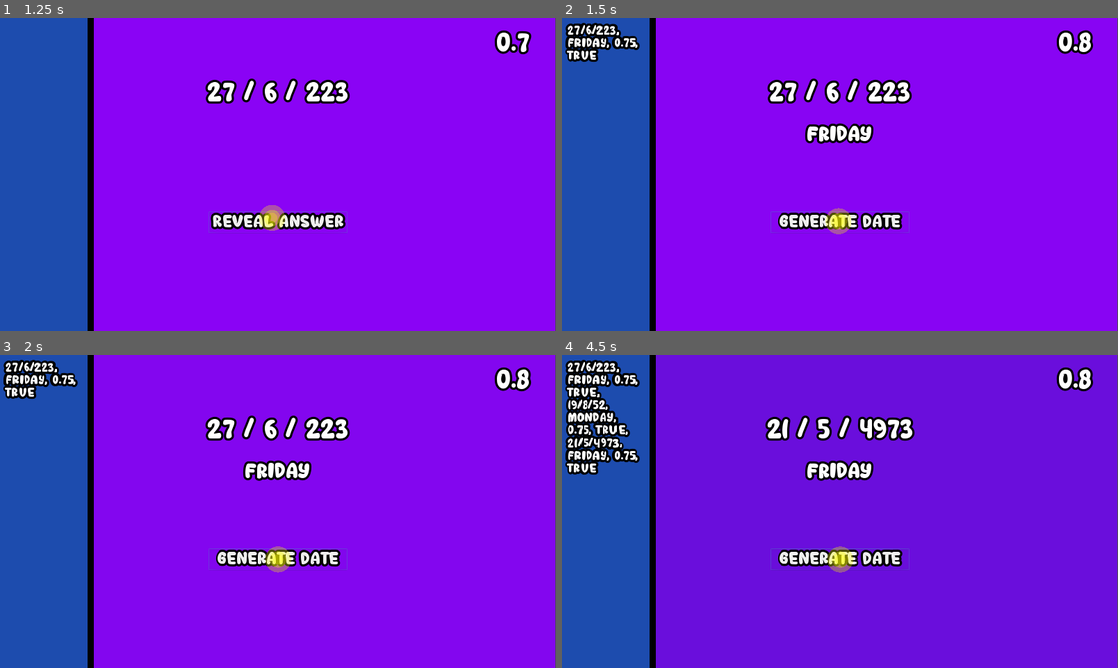
Above: before the commit, frames 1-4 (two rows, left to right).
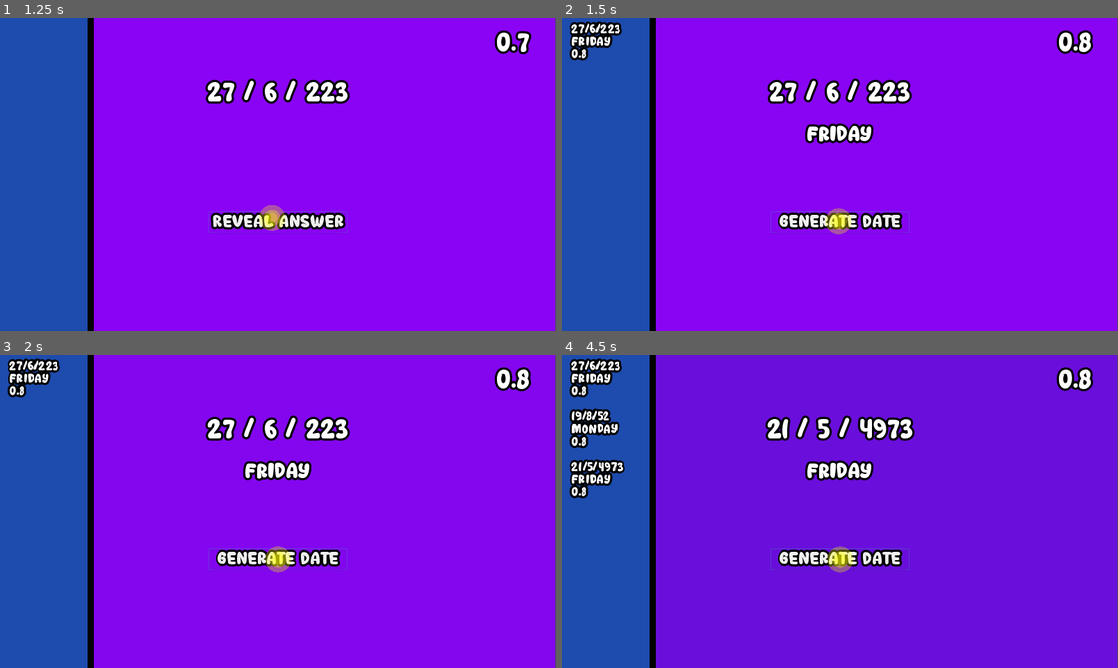
Above: after the commit, the same moments.

Repository: yooozn/DatePractice
Game: Godot game, scene res://DatePractice.tscn
Same seed, same stepped clock (60 frames per second), same inputs: the game is played once before the commit and once after it.
Inputs:
- Up to frame 1 (1.25 s): click "Generate Date" at 0.5 s
- Up to frame 2 (1.5 s): click "Reveal Answer" at 1.25 s
- Up to frame 3 (2 s): no input
- Up to frame 4 (4.5 s): click "Generate Date" at 2 s; click "Reveal Answer" at 2.75 s; click "Generate Date" at 3.5 s; click "Reveal Answer" at 4.25 s

Frame 1 is identical in both runs. In frame 2, 1.0% of the frame differs, in the area x 0-14%, y 1-14%; in frame 3, 1.0%; in frame 4, 3.4%, in the area x 0-14%, y 1-46%.

Commit message:
added scroll and text formatted

Diff:
--- a/DatePractice.gd
+++ b/DatePractice.gd
@@ -216,17 +216,23 @@
 		$CenterContainer2/DayWeek.visible = true
 		$CenterContainer2/DayWeek.text = finaldayString
 		$Text.play("1")
-		var element = {"date":date,"day":finaldayString,"time":time,"answer":"True"}
+		var element = {"date":date,"day":finaldayString,"time":str(stepify(time,.1)),"answer":""}
 		history[str(count)] = element
-		var listTemp = []
+		var listTemp = ["\n"]
 #		print(history)
 		for i in history:
 #			print(history[i])
+#			if history[i].size() > 1:
+#				listTemp.append(" ")
 			for x in history[i]:
 #				print(history[i][x])
 				listTemp.append(history[i][x])
+				listTemp.append('\n')
+#		listTemp = str(listTemp) + '\n'
+		print(listTemp)
 		list = str(listTemp)
 		list = list.replace("[","")
 		list = list.replace("]","")
+		list = list.replace(",","")
 		$UIBAR/Labels/Label1.text = str(list)
 		print(list)
--- a/DatePractice.tscn
+++ b/DatePractice.tscn
@@ -374,6 +374,12 @@
 outline_color = Color( 0, 0, 0, 1 )
 font_data = ExtResource( 2 )
 
+[sub_resource type="DynamicFont" id=17]
+size = 30
+outline_size = 5
+outline_color = Color( 0, 0, 0, 1 )
+font_data = ExtResource( 2 )
+
 [sub_resource type="CircleShape2D" id=15]
 radius = 63.4209
 
@@ -500,12 +506,23 @@
 
 [node name="Label1" type="RichTextLabel" parent="UIBAR/Labels"]
 margin_left = 12.0
-margin_top = 16.0
+margin_top = -16.0
 margin_right = 192.0
-margin_bottom = 707.0
+margin_bottom = 675.0
 rect_min_size = Vector2( 180, 100 )
 rect_clip_content = false
 custom_fonts/normal_font = SubResource( 16 )
+bbcode_enabled = true
+__meta__ = {
+"_edit_use_anchors_": false
+}
+
+[node name="Label" type="Label" parent="UIBAR/Labels"]
+margin_top = 11.0
+margin_right = 200.0
+margin_bottom = 711.0
+rect_min_size = Vector2( 180, 700 )
+custom_fonts/font = SubResource( 17 )
 __meta__ = {
 "_edit_use_anchors_": false
 }
Not shown: 1 places in DatePractice.tscn that only renumber resources
